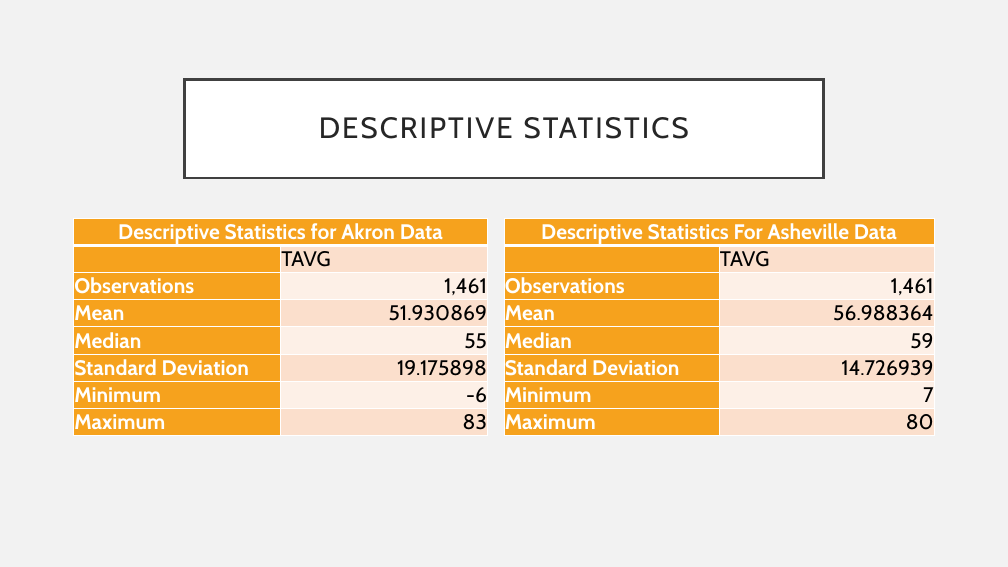
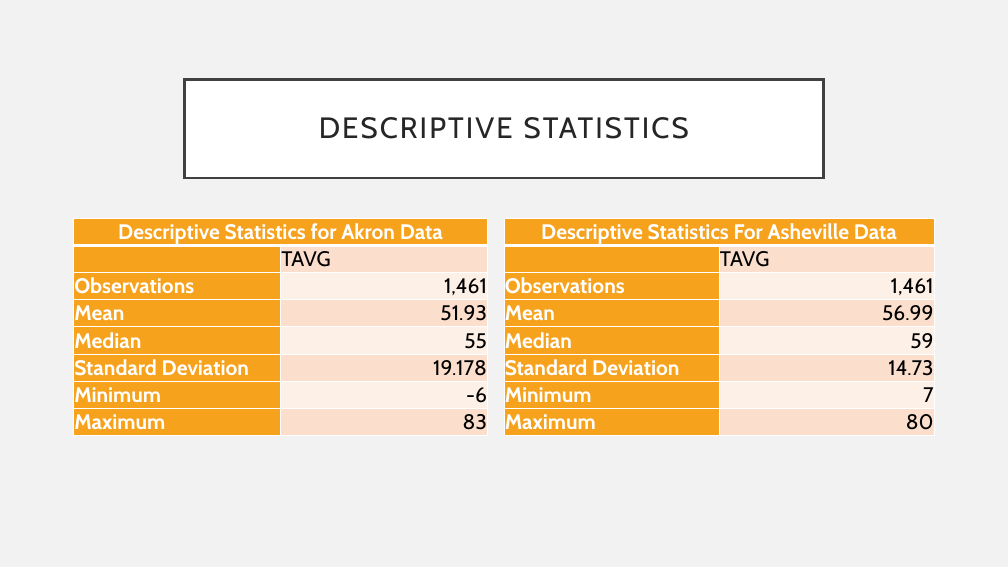
Before and after one commit to EricMaibach/AkronAshevilleWeatherAnalysis, a slide deck: slide 8 of AkronAshevillePresentation.pptx. Drawn at 1008x567 pixels with LibreOffice and Linux fonts; fonts in the diff are those of the drawing. Boxes give left, top, right and bottom in pixels: in the first picture for what was removed or moved away, otherwise in the second. Text is boxed around its words. In the diff, an @@ line names an element or a change of style, - is before the commit and + after.

```diff
--- a/AkronAshevillePresentation.pptx
+++ b/AkronAshevillePresentation.pptx
@@ table at [73,218,488,434] @@
-row 4, column 2: 51.930869
+row 4, column 2: 51.93
-row 6, column 2: 19.175898
+row 6, column 2: 19.178
@@ table at [504,218,935,434] @@
-row 4, column 2: 56.988364
+row 4, column 2: 56.99
-row 6, column 2: 14.726939
+row 6, column 2: 14.73
```
Also in this commit, not shown: 3 other slides changed, 7 slides added, 1 slide removed, 1 other file.
